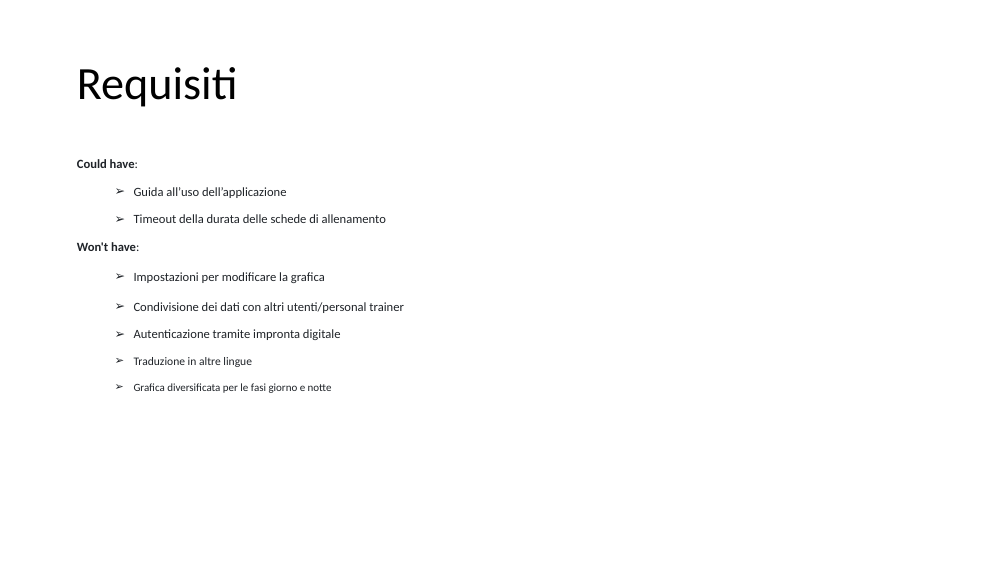
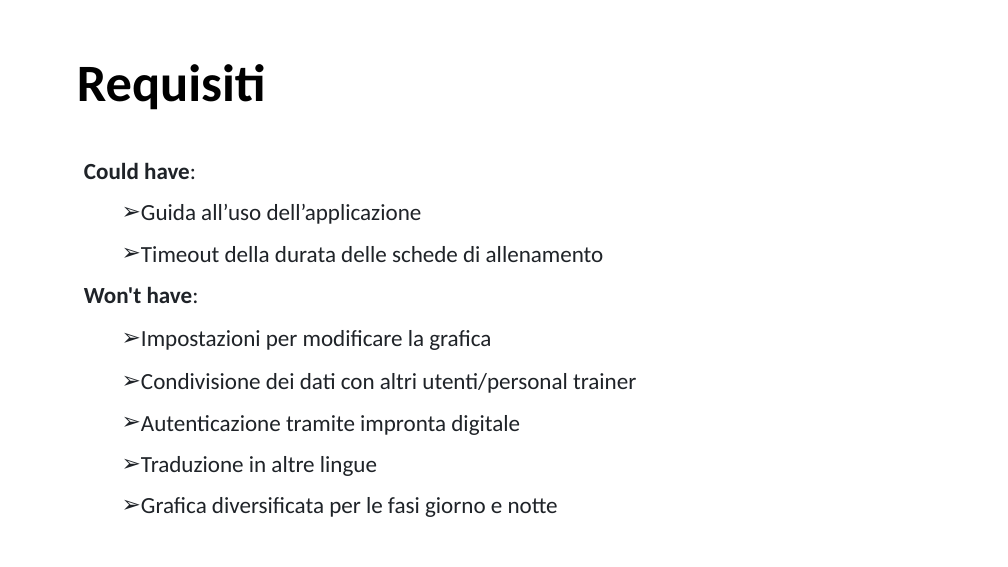
Before and after one commit to rberto4/fitnessapp_ingsw, a slide deck: slide 9 of docs/FITNESS APP (1).pptx. Drawn at 1008x567 pixels with LibreOffice and Linux fonts; fonts in the diff are those of the drawing. Boxes give left, top, right and bottom in pixels: in the first picture for what was removed or moved away, otherwise in the second. Text is boxed around its words. In the diff, an @@ line names an element or a change of style, - is before the commit and + after.

```diff
--- a/docs/FITNESS APP (1).pptx
+++ b/docs/FITNESS APP (1).pptx
@@ title "Requisiti" at <box>77,64,266,110</box>: size 44 to 50 pt, bold on @@
@@ text "Could have:" at <box>84,162,636,517</box>: size 12 to 22 pt in "Could have:", "Guida all’uso dell’applicazione", "Timeout della durata delle schede di allenamento", "Won't have:" and 3 more places; size 11 to 22 pt in "Traduzione in altre lingue"; size 10.5 to 22 pt in "Grafica diversificata per le fasi giorno e ..." @@
```
Also in this commit, not shown: 17 other slides changed.
